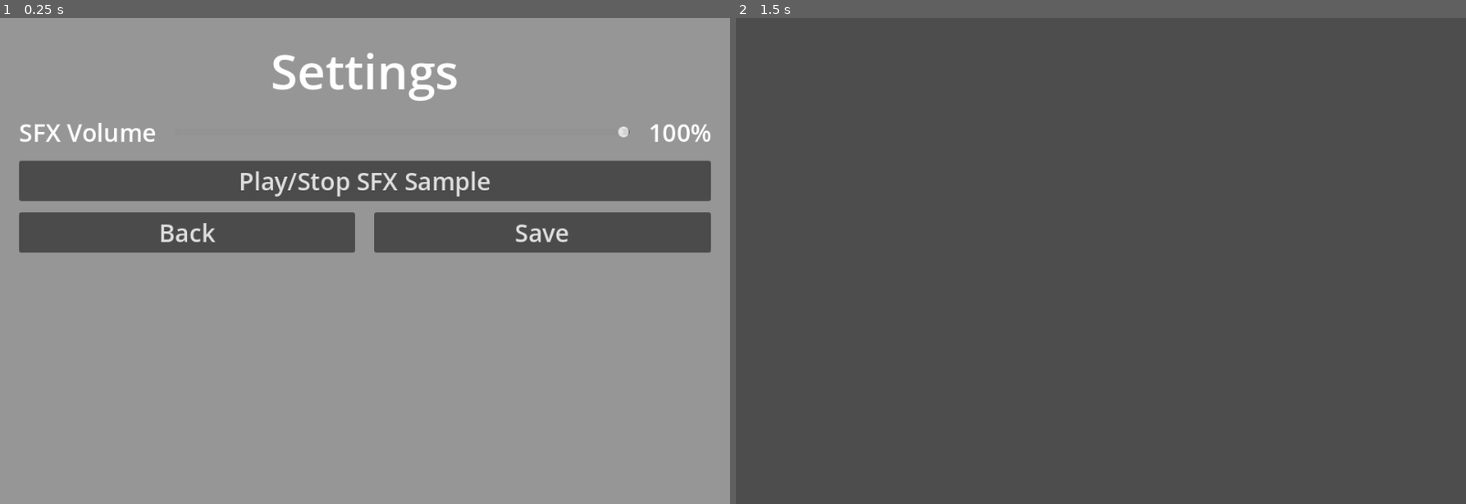
Above: before the commit, frames 1-2 (left to right).
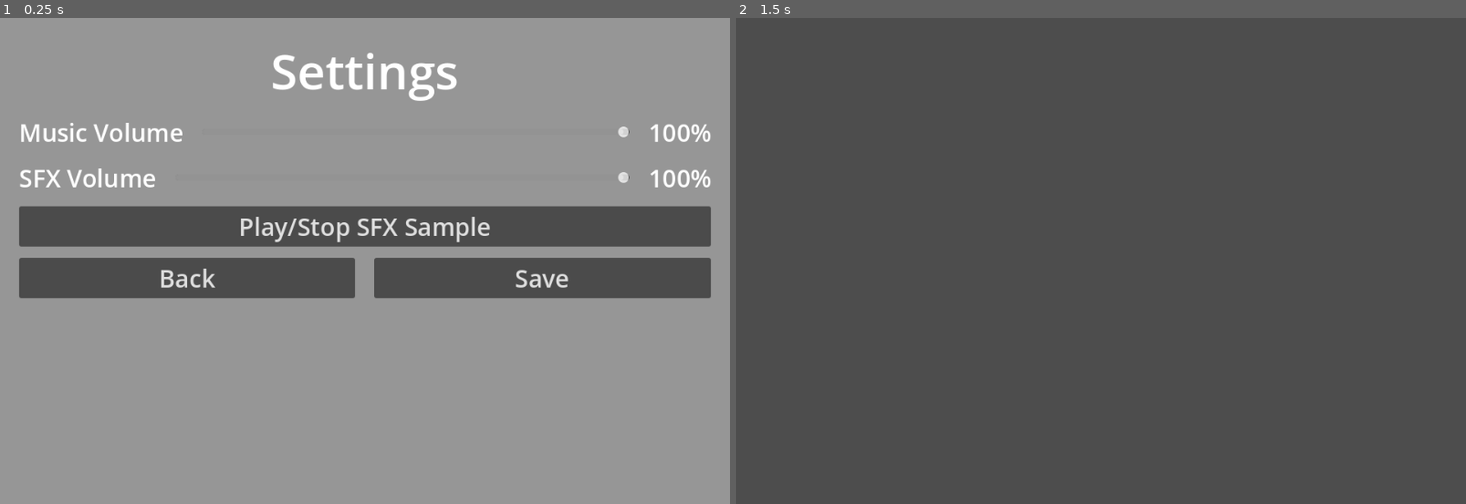
Above: after the commit, the same moments.

Repository: halkeye/AlienAttackGodot
Game: Godot game, scene res://scenes/menus/settings_menu.tscn
The game is run twice, just before and just after one commit, with the same random seed, the same clock (stepped at 60 frames per second) and the same inputs. This scene is started directly instead of the project's main scene.
Inputs (mouse positions are in pixels of both pictures, inside the frame that each line leads up to):
- Up to frame 1 (0.25 s): no input
- Up to frame 2 (1.5 s): click "Back" at 0.5 s; tap Enter at 1.25 s; move the mouse to (1261, 236) at 1.27 s; click (1261, 236) at 1.35 s

The runs differ from the first frame. In frame 1, 19% of the frame differs, in the area x 2-98%, y 21-58%; in frame 2, nothing differs.

Commit message:
Master volume

Diff:
--- a/globals/user_preferences.gd
+++ b/globals/user_preferences.gd
@@ -1,5 +1,11 @@
 class_name UserPreferences extends Resource
 
+
+static var MASTER_BUS_IDX = AudioServer.get_bus_index("Master")
+static var MUSIC_BUS_IDX = AudioServer.get_bus_index("Music")
+static var SFX_BUS_IDX = AudioServer.get_bus_index("SFX")
+
+@export_range(0, 1, 0.01) var master_audio_level: float = 0.5
 @export_range(0, 1, 0.01) var music_audio_level: float = 0.5
 @export_range(0, 1, 0.01) var sfx_audio_level: float = 1.0
 
@@ -8,13 +14,17 @@
 	return self
 
 func setup_audio_busses():
-	AudioServer.set_bus_volume_db(Global.MUSIC_BUS_IDX, linear_to_db(music_audio_level))
-	AudioServer.set_bus_volume_db(Global.SFX_BUS_IDX, linear_to_db(sfx_audio_level))
+	AudioServer.set_bus_volume_db(UserPreferences.MASTER_BUS_IDX, linear_to_db(master_audio_level))
+	AudioServer.set_bus_volume_db(UserPreferences.MUSIC_BUS_IDX, linear_to_db(music_audio_level))
+	AudioServer.set_bus_volume_db(UserPreferences.SFX_BUS_IDX, linear_to_db(sfx_audio_level))
 	return self
 
 static func load_or_create() -> UserPreferences:
 	var user_preferences : UserPreferences = load("user://user_prefs.tres") as UserPreferences
 	if !user_preferences:
 		user_preferences = UserPreferences.new()
+		user_preferences.master_audio_level = db_to_linear(AudioServer.get_bus_volume_db(UserPreferences.MASTER_BUS_IDX))
+		user_preferences.music_audio_level = db_to_linear(AudioServer.get_bus_volume_db(UserPreferences.MUSIC_BUS_IDX))
+		user_preferences.sfx_audio_level = db_to_linear(AudioServer.get_bus_volume_db(UserPreferences.SFX_BUS_IDX))
 
 	return user_preferences
--- a/scenes/menus/settings_menu.gd
+++ b/scenes/menus/settings_menu.gd
@@ -1,4 +1,8 @@
 class_name SettingsMenu extends CanvasLayer
+
+@onready var master_audio_stream_player : AudioStreamPlayer = $MasterAudioStreamPlayer
+@onready var master_volume_slider_label : Label = %MasterVolumeSliderLabel
+@onready var master_volume_slider : HSlider = %MasterVolumeSlider
 
 @onready var music_audio_stream_player : AudioStreamPlayer = $MusicAudioStreamPlayer
 @onready var music_volume_slider_label : Label = %MusicVolumeSliderLabel
@@ -14,18 +18,24 @@
 
 # Called when the node enters the scene tree for the first time.
 func _ready():
-	_music_value_changed(db_to_linear(AudioServer.get_bus_volume_db(Global.MUSIC_BUS_IDX)))
-	_sfx_value_changed(db_to_linear(AudioServer.get_bus_volume_db(Global.SFX_BUS_IDX)))
+	_master_value_changed(db_to_linear(AudioServer.get_bus_volume_db(UserPreferences.MASTER_BUS_IDX)))
+	_music_value_changed(db_to_linear(AudioServer.get_bus_volume_db(UserPreferences.MUSIC_BUS_IDX)))
+	_sfx_value_changed(db_to_linear(AudioServer.get_bus_volume_db(UserPreferences.SFX_BUS_IDX)))
+
+func _master_value_changed (value: float):
+	master_volume_slider_label.text = str(floor(value*100)) + "%"
+	master_volume_slider.value = value
+	AudioServer.set_bus_volume_db(UserPreferences.MASTER_BUS_IDX, linear_to_db(value))
 
 func _music_value_changed (value: float):
 	music_volume_slider_label.text = str(floor(value*100)) + "%"
 	music_volume_slider.value = value
-	AudioServer.set_bus_volume_db(Global.MUSIC_BUS_IDX, linear_to_db(value))
+	AudioServer.set_bus_volume_db(UserPreferences.MUSIC_BUS_IDX, linear_to_db(value))
 
 func _sfx_value_changed(value: float):
 	sfx_volume_slider_label.text = str(floor(value*100)) + "%"
 	sfx_volume_slider.value = value
-	AudioServer.set_bus_volume_db(Global.SFX_BUS_IDX, linear_to_db(value))
+	AudioServer.set_bus_volume_db(UserPreferences.SFX_BUS_IDX, linear_to_db(value))
 
 func _on_music_button_pressed():
 	if !music_audio_stream_player.playing:
@@ -45,6 +55,8 @@
 	queue_free()
 
 func _on_save_button_pressed():
+	if master_volume_slider:
+		user_preferences.master_audio_level = master_volume_slider.value
 	if sfx_volume_slider:
 		user_preferences.sfx_audio_level = sfx_volume_slider.value
 	if music_volume_slider:
--- a/scenes/menus/settings_menu.tscn
+++ b/scenes/menus/settings_menu.tscn
@@ -46,18 +46,17 @@
 horizontal_alignment = 1
 vertical_alignment = 1
 
-[node name="HBoxContainer" type="HBoxContainer" parent="ColorRect/MarginContainer/VBoxContainer"]
-visible = false
+[node name="MasterVolumeContainer" type="HBoxContainer" parent="ColorRect/MarginContainer/VBoxContainer"]
 layout_mode = 2
 theme_override_constants/separation = 25
 
-[node name="Label" type="Label" parent="ColorRect/MarginContainer/VBoxContainer/HBoxContainer"]
+[node name="Label" type="Label" parent="ColorRect/MarginContainer/VBoxContainer/MasterVolumeContainer"]
 layout_mode = 2
 theme_override_font_sizes/font_size = 32
 text = "Music Volume
 "
 
-[node name="MusicVolumeSlider" type="HSlider" parent="ColorRect/MarginContainer/VBoxContainer/HBoxContainer"]
+[node name="MasterVolumeSlider" type="HSlider" parent="ColorRect/MarginContainer/VBoxContainer/MasterVolumeContainer"]
 unique_name_in_owner = true
 layout_mode = 2
 size_flags_horizontal = 3
@@ -65,7 +64,33 @@
 max_value = 1.0
 step = 0.01
 
-[node name="MusicVolumeSliderLabel" type="Label" parent="ColorRect/MarginContainer/VBoxContainer/HBoxContainer"]
+[node name="MasterVolumeSliderLabel" type="Label" parent="ColorRect/MarginContainer/VBoxContainer/MasterVolumeContainer"]
+unique_name_in_owner = true
+layout_mode = 2
+theme_override_font_sizes/font_size = 32
+text = "80%
+"
+
+[node name="MusicVolumeContainer2" type="HBoxContainer" parent="ColorRect/MarginContainer/VBoxContainer"]
+visible = false
+layout_mode = 2
+theme_override_constants/separation = 25
+
+[node name="Label" type="Label" parent="ColorRect/MarginContainer/VBoxContainer/MusicVolumeContainer2"]
+layout_mode = 2
+theme_override_font_sizes/font_size = 32
+text = "Music Volume
+"
+
+[node name="MusicVolumeSlider" type="HSlider" parent="ColorRect/MarginContainer/VBoxContainer/MusicVolumeContainer2"]
+unique_name_in_owner = true
+layout_mode = 2
+size_flags_horizontal = 3
+size_flags_vertical = 1
+max_value = 1.0
+step = 0.01
+
+[node name="MusicVolumeSliderLabel" type="Label" parent="ColorRect/MarginContainer/VBoxContainer/MusicVolumeContainer2"]
 unique_name_in_owner = true
 layout_mode = 2
 theme_override_font_sizes/font_size = 32
@@ -141,7 +166,8 @@
 stream = ExtResource("3_pnkvr")
 bus = &"SFX"
 
-[connection signal="value_changed" from="ColorRect/MarginContainer/VBoxContainer/HBoxContainer/MusicVolumeSlider" to="." method="_music_value_changed"]
+[connection signal="value_changed" from="ColorRect/MarginContainer/VBoxContainer/MasterVolumeContainer/MasterVolumeSlider" to="." method="_master_value_changed"]
+[connection signal="value_changed" from="ColorRect/MarginContainer/VBoxContainer/MusicVolumeContainer2/MusicVolumeSlider" to="." method="_music_value_changed"]
 [connection signal="pressed" from="ColorRect/MarginContainer/VBoxContainer/HBoxContainer2/MusicButton" to="." method="_on_music_button_pressed"]
 [connection signal="value_changed" from="ColorRect/MarginContainer/VBoxContainer/HBoxContainer3/SFXVolumeSlider" to="." method="_sfx_value_changed"]
 [connection signal="pressed" from="ColorRect/MarginContainer/VBoxContainer/HBoxContainer4/SFXButton" to="." method="_on_sfx_button_pressed"]
--- a/scripts/global.gd
+++ b/scripts/global.gd
@@ -3,9 +3,6 @@
 var current_scene = null
 
 signal delta_score(score: int)
-
-@onready var MUSIC_BUS_IDX = AudioServer.get_bus_index("Music")
-@onready var SFX_BUS_IDX = AudioServer.get_bus_index("SFX")
 
 var score = 0 : set=set_score
 var level = 1
